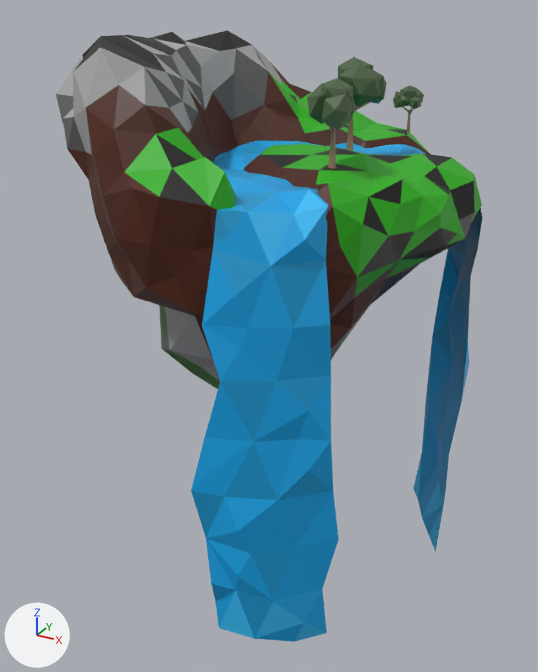
Two versions of the glTF model public/island-1.glb, one commit apart.
The view is the same before and after, from a 50 mm lens placed at (3.36, -5.92, 1.78), pointed at (0.19, -0.14, -1.11). The axes (+X, +Y, +Z) are drawn at lower left. The lights are the same throughout. Where no turn or scale is listed for an object, it has been applied to the vertices. Vertices at the same position are counted once.

The first picture shows 'Island', 'Water', 'tree1', 'tree1.001', 'tree1.002'.
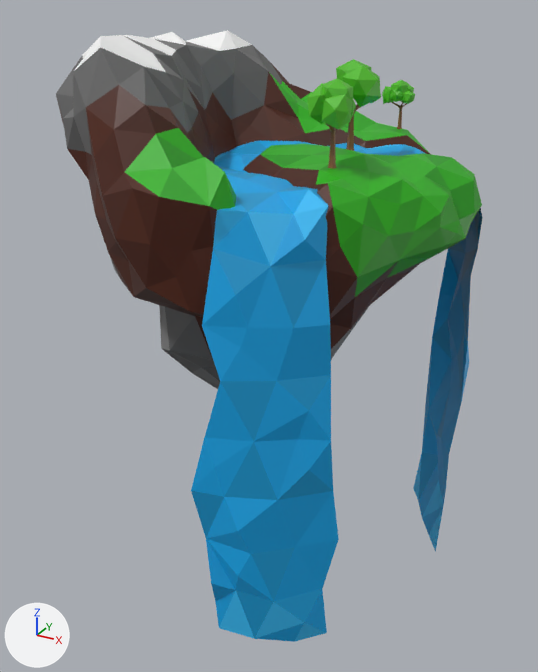
Location of each change, (x1, y1, x2, y2) in pixels of the pictures (538 x 672 px):
'tree1', surface changed
    both: (307, 78, 356, 169)
'tree1.001', surface changed, moved, turned, rescaled
    before: (323, 57, 387, 151)
    after: (336, 59, 381, 151)
'tree1.002', surface changed, moved, turned
    before: (393, 85, 424, 132)
    after: (382, 80, 415, 129)
part 1 of me_icosphere_001, surface changed
    both: (56, 30, 482, 389)

What the commit changed:
Picture 'treePalette' (img_treepalette) is new.
Material 'treeMat' (mat_treemat) changes its picture from img_islandpalette to img_treepalette.
me_icosphere_001 has 368 vertices, 732 faces and spans x -1.43..1.95, y -1.97..1.92, z -2.0..1.59.
me_icosphere_001 is used by ob_island; location (0.0, 0.0, 0.0).
me_icosphere_001 part 1: texture (UV) coordinates of 732 of 732 faces, centred in x -1.41..1.93, y -1.95..1.91, z -1.95..1.54, changed; they spanned u 0.04..0.99, v 0.1..0.91 and now span u 0.09..0.63, v 0.36..0.9.
Object 'tree1.001' (ob_tree1_001) moves from (0.9, 0.1, 1.2) to (0.92, 0.12, 1.19).
Object 'tree1.001' (ob_tree1_001) turns from (0, 0, 122) to (0, 0, 136) degrees about x, y and z.
Object 'tree1.001' (ob_tree1_001) is rescaled from (0.059, 0.059, 0.059) to (0.0569, 0.0569, 0.0569).
Object 'tree1.002' (ob_tree1_002) moves from (0.9, 1.58, 0.96) to (0.79, 1.59, 1.01).
Object 'tree1.002' (ob_tree1_002) turns from (0, 0, -138) to (0, 0, -121) degrees about x, y and z.
